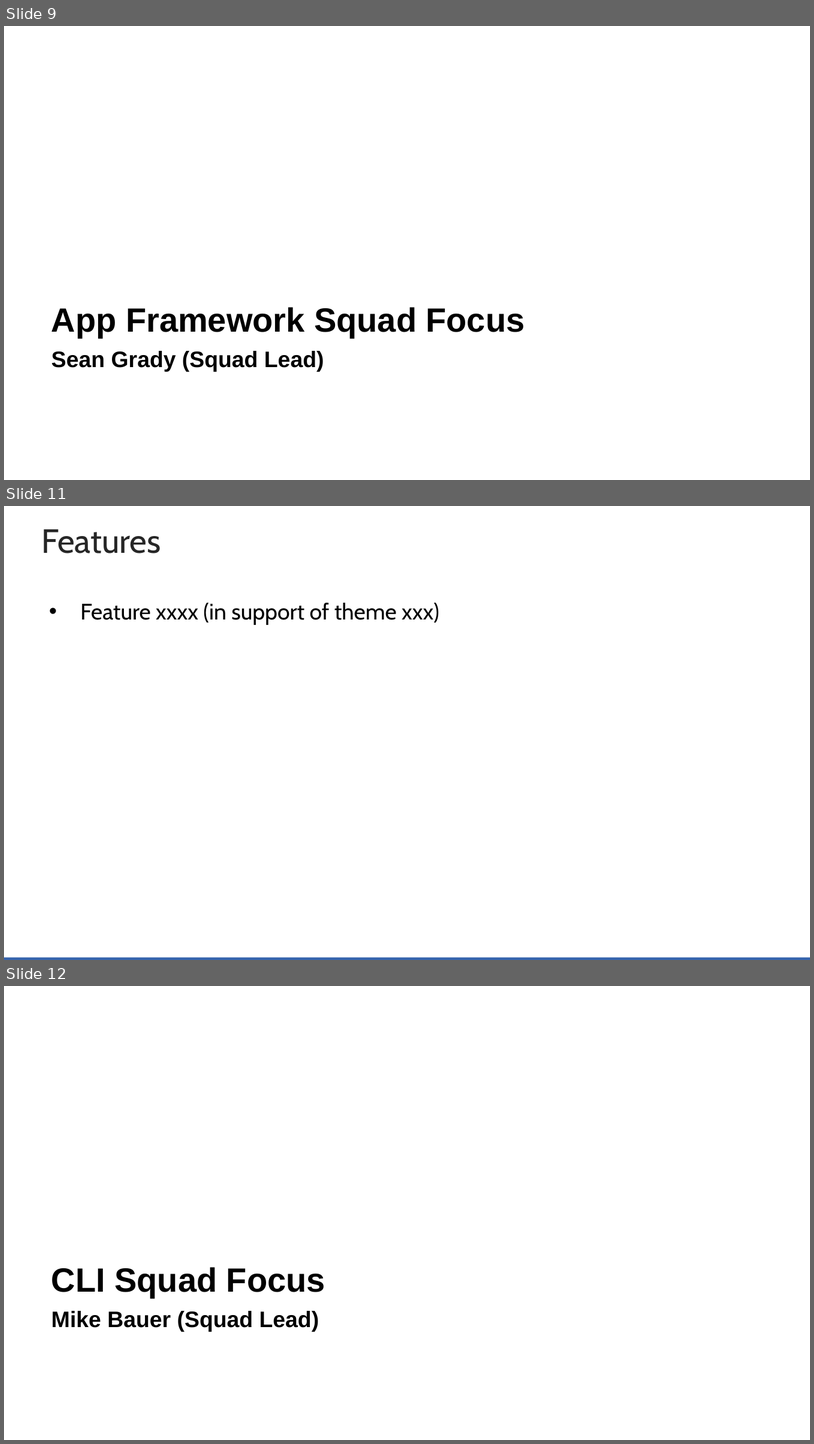
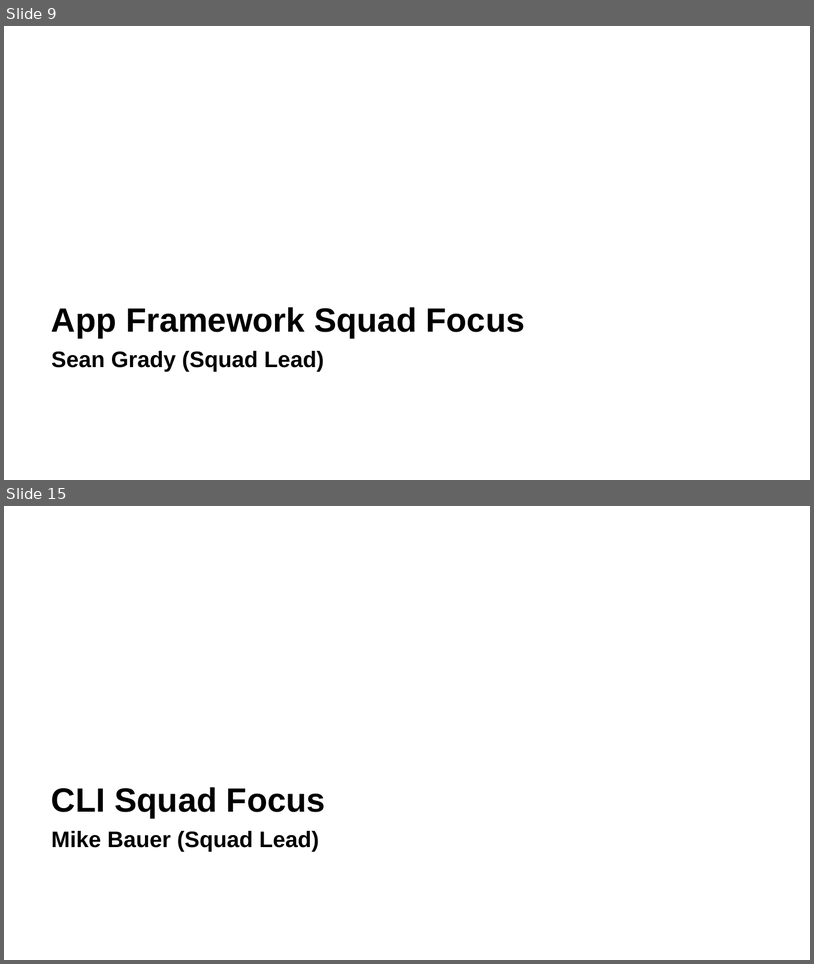
Before and after one commit to zowe/community, a slide deck: Project Management/20PI3 Planning/Zowe Community Squad Focus for 20PI3.pptx. Shown one above the other, each under a label of ours: slides 9, 11 and 12 before the commit, slides 9 and 15 after it; the slides between them are not shown. The pictures are 814x1444 and 814x964 pixels, drawn with LibreOffice and Linux fonts; fonts in the diff are those of the drawing; background and template pictures are left out. Boxes give left, top, right and bottom in pixels: in the first picture for what was removed or moved away, otherwise in the second. Text is boxed around its words. In the diff, an @@ line names an element or a change of style, - is before the commit and + after.

```diff
--- a/Project Management/20PI3 Planning/Zowe Community Squad Focus for 20PI3.pptx
+++ b/Project Management/20PI3 Planning/Zowe Community Squad Focus for 20PI3.pptx
@@ slide 11 removed at (4,506,810,960), background #FFFFFF @@
@@ title removed at (42,529,161,553) @@
-Features
@@ text removed at (80,603,440,624) @@
-• Feature xxxx (in support of theme xxx)
@@ rectangle removed at (4,957,810,960) @@
@@ what was slide 12 is now slide 15 @@
```
Also in this commit, not shown: 24 slides changed, 5 slides added, 1 other slide removed.
